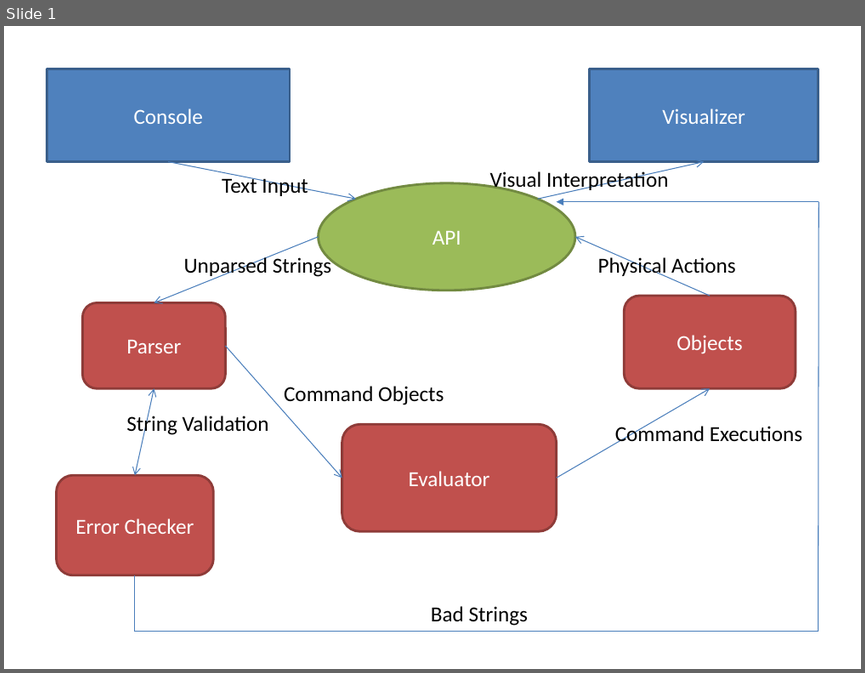
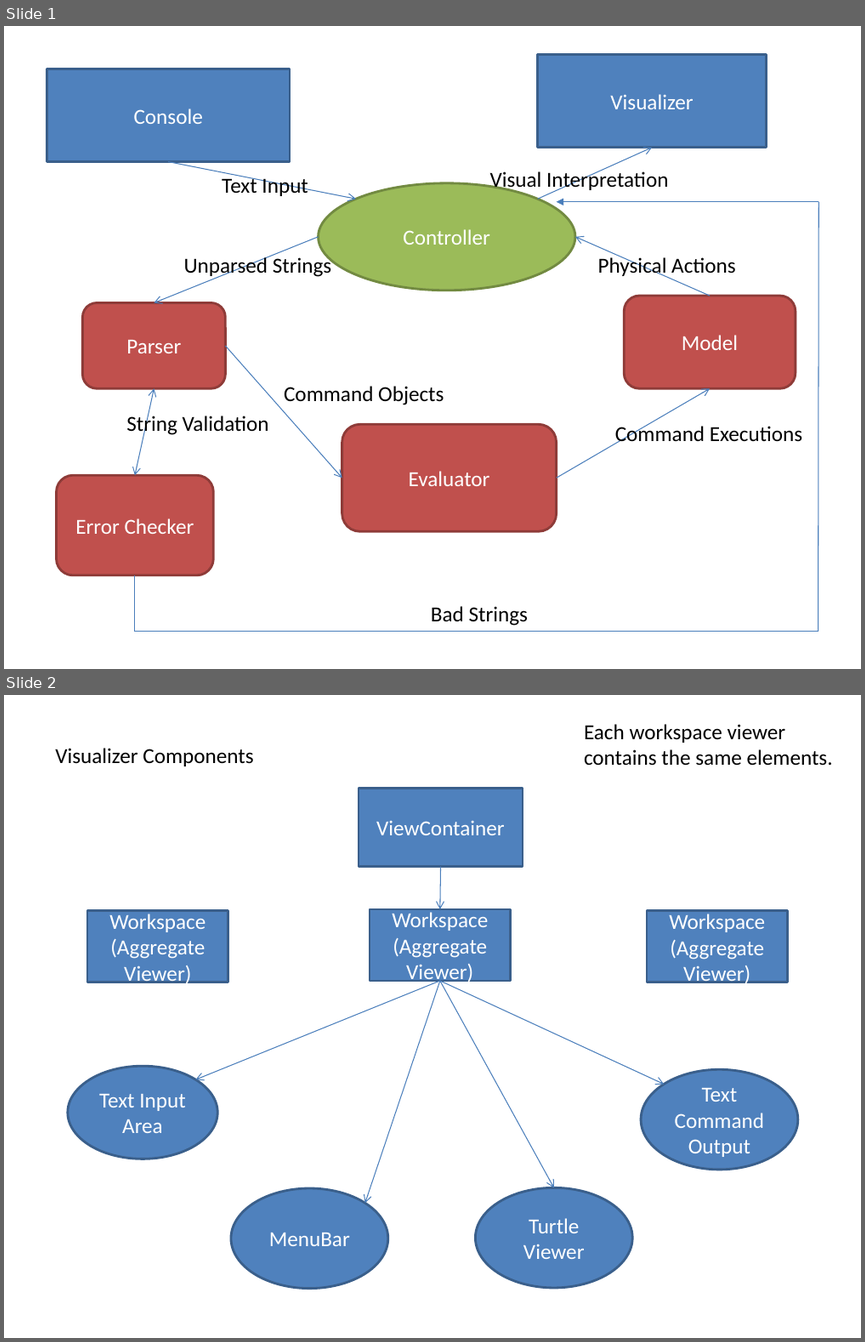
Before and after one commit to dchouzer/SLogo, a slide deck: docs/slogo_UML.pptx. Shown one above the other, each under a label of ours: slide 1 before the commit, slides 1 and 2 after it. The pictures are 865x673 and 865x1342 pixels, drawn with LibreOffice and Linux fonts; fonts in the diff are those of the drawing. Boxes give left, top, right and bottom in pixels: in the first picture for what was removed or moved away, otherwise in the second. Text is boxed around its words. In the diff, an @@ line names an element or a change of style, - is before the commit and + after.

```diff
--- a/docs/slogo_UML.pptx
+++ b/docs/slogo_UML.pptx
@@ slide 2 added at (x1=4, y1=695, x2=861, y2=1338), background #FFFFFF @@
@@ text added at (x1=584, y1=724, x2=833, y2=766), 18 pt, text #000000 @@
+Each workspace viewer
+contains the same elements.
@@ text added at (x1=55, y1=748, x2=253, y2=766), 18 pt, text #000000 @@
+Visualizer Components
@@ rectangle added at (x1=358, y1=789, x2=523, y2=868), fill #4F81BD, outline #3A5F8C 2 pt, 18 pt, text #FFFFFF @@
+ViewContainer
@@ arrow added from (440, 867) to (440, 909), #4B7EBC 0.75 pt @@
@@ rectangle added at (x1=87, y1=911, x2=228, y2=982), fill #4F81BD, outline #3A5F8C 2 pt, 18 pt, text #FFFFFF @@
+Workspace (Aggregate Viewer)
@@ rectangle added at (x1=370, y1=909, x2=511, y2=981), fill #4F81BD, outline #3A5F8C 2 pt, 18 pt, text #FFFFFF @@
+Workspace (Aggregate Viewer)
@@ rectangle added at (x1=647, y1=911, x2=787, y2=982), fill #4F81BD, outline #3A5F8C 2 pt, 18 pt, text #FFFFFF @@
+Workspace (Aggregate Viewer)
@@ arrow added from (440, 981) to (196, 1080), #4B7EBC 0.75 pt @@
@@ arrow added from (440, 981) to (364, 1203), #4B7EBC 0.75 pt @@
@@ arrow added from (440, 981) to (554, 1188), #4B7EBC 0.75 pt @@
@@ arrow added from (440, 981) to (664, 1084), #4B7EBC 0.75 pt @@
@@ ellipse added at (x1=68, y1=1066, x2=217, y2=1158), fill #4F81BD, outline #3A5F8C 2 pt, 18 pt, text #FFFFFF @@
+Text Input Area
@@ ellipse added at (x1=641, y1=1069, x2=797, y2=1169), fill #4F81BD, outline #3A5F8C 2 pt, 18 pt, text #FFFFFF @@
+Text Command Output
@@ ellipse added at (x1=231, y1=1188, x2=388, y2=1288), fill #4F81BD, outline #3A5F8C 2 pt, 18 pt, text #FFFFFF @@
+MenuBar
@@ ellipse added at (x1=475, y1=1188, x2=632, y2=1288), fill #4F81BD, outline #3A5F8C 2 pt, 18 pt, text #FFFFFF @@
+Turtle
+Viewer
@@ slide 1 changed as well @@
@@ rectangle "Visualizer" moved from (x1=589, y1=68, x2=818, y2=161) to (x1=538, y1=54, x2=766, y2=147) @@
@@ arrow moved from (538, 199) - (704, 161) to (538, 199) - (652, 148) @@
@@ text in ellipse at (x1=403, y1=229, x2=490, y2=244): text changed @@
-API
+Controller
@@ text in rounded rectangle at (x1=681, y1=335, x2=738, y2=350): text changed @@
-Objects
+Model
```
Also in this commit, not shown: 1 other file.
